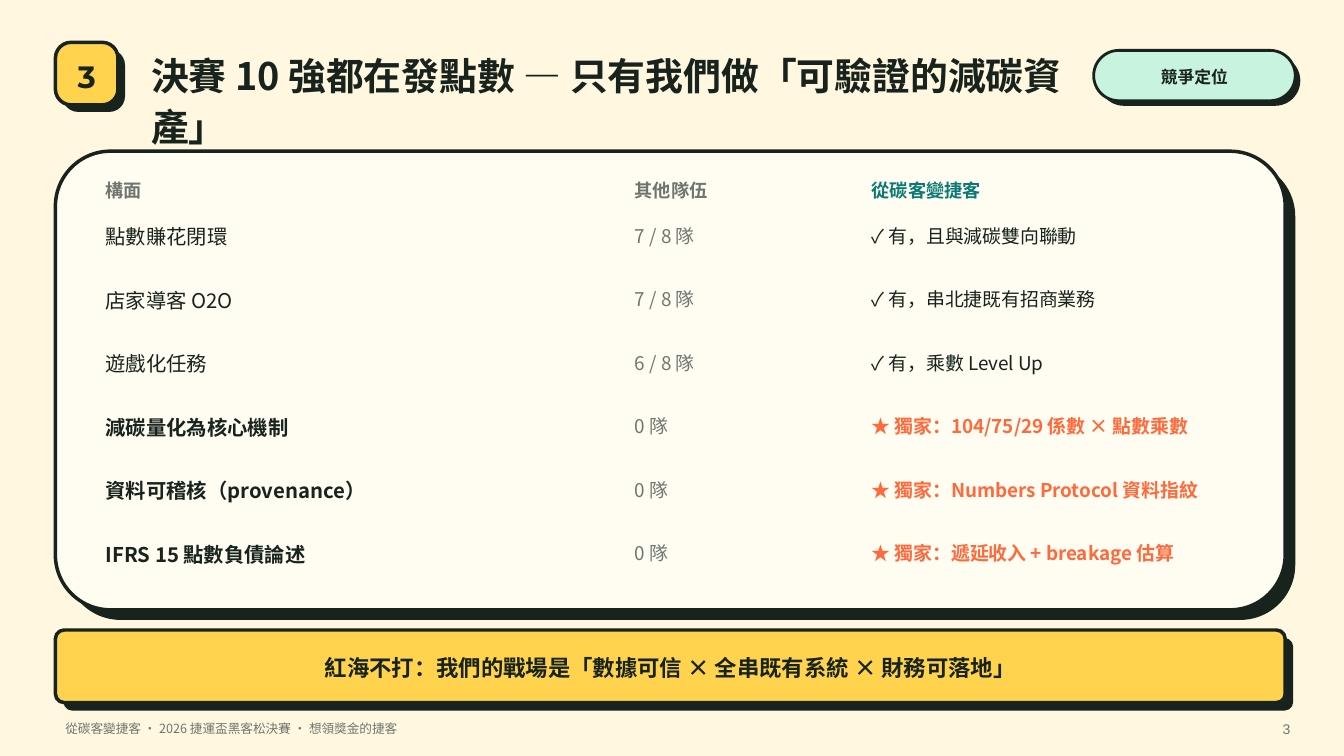
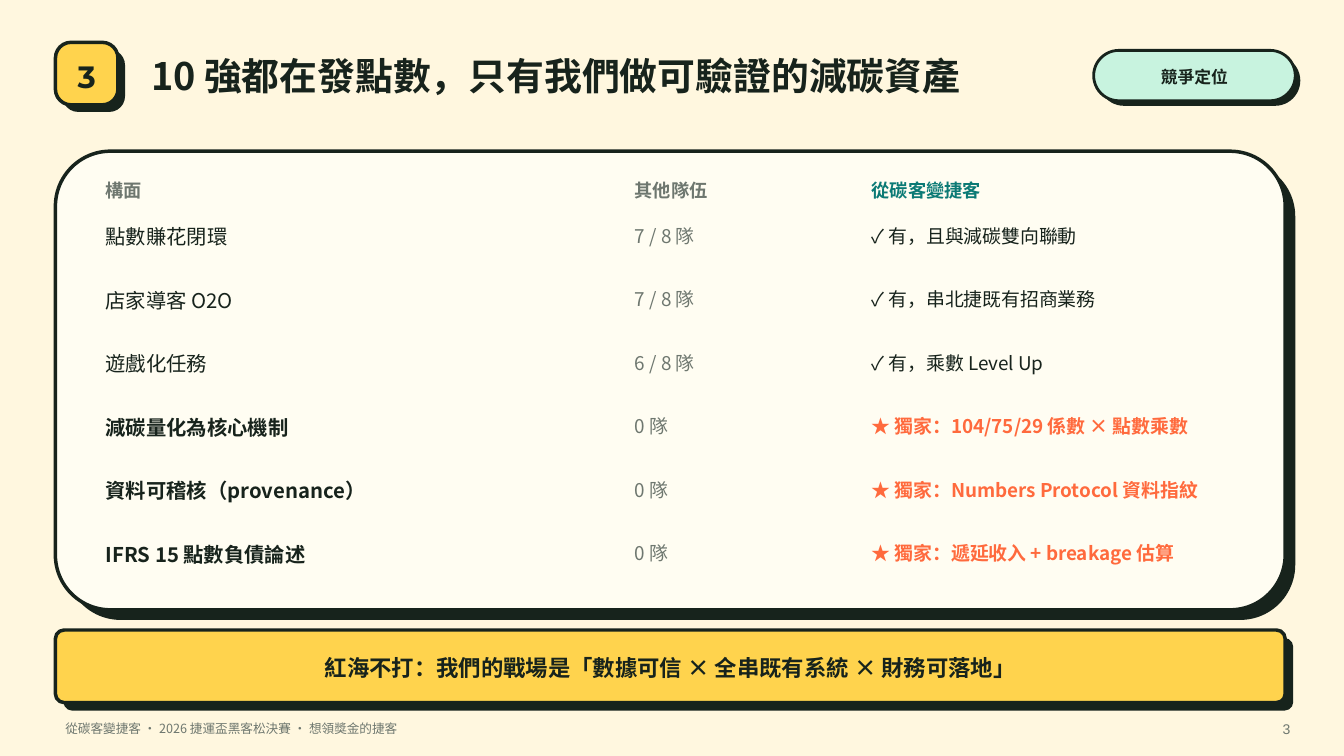
Before and after one commit to sofiayan0523/personal-auto, a slide deck: slide 3 of final-deck/從碳客變捷客_決賽簡報_v2.pptx. Drawn at 1344x756 pixels with LibreOffice and Linux fonts; fonts in the diff are those of the drawing. Boxes give left, top, right and bottom in pixels: in the first picture for what was removed or moved away, otherwise in the second. Text is boxed around its words. In the diff, an @@ line names an element or a change of style, - is before the commit and + after.

```diff
--- a/final-deck/從碳客變捷客_決賽簡報_v2.pptx
+++ b/final-deck/從碳客變捷客_決賽簡報_v2.pptx
@@ text at (151,57,960,95): text changed @@
-決賽 10 強都在發點數 — 只有我們做「可驗證的減碳資產」
+10 強都在發點數，只有我們做可驗證的減碳資產
```
Also in this commit, not shown: 3 other slides changed, 1 other file.
